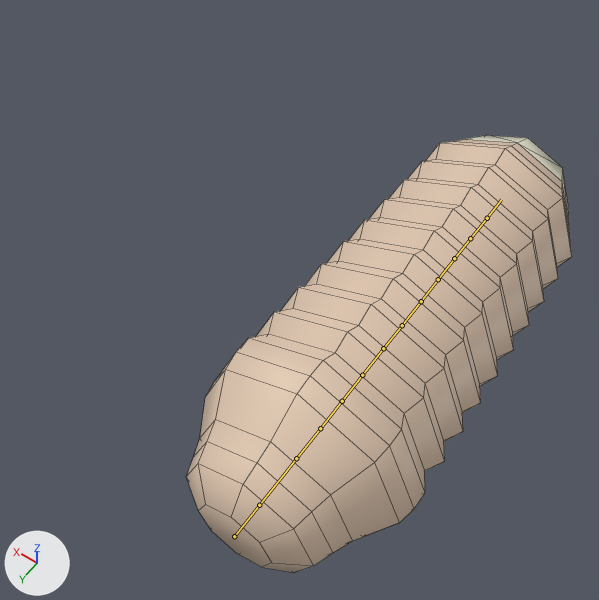
Two versions of the Blender file models/units/Palms/SandLarva/SandLarva.blend, one commit apart.
Before and after are seen from a 50 mm camera at (-0.284, 0.647, 1.091) aimed at (0.14, 0.055, 0.16). The lights are fixed; the arrows at lower left show +X, +Y and +Z. The first picture is the older version. The bones that bend it are drawn over the model as lines. Mesh edges are drawn as thin lines.

Objects in the first picture: 'SandLarva'.
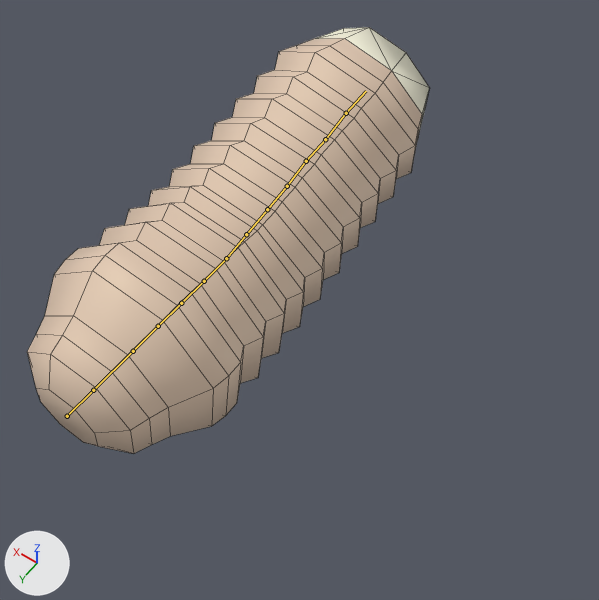
The newer file adds an action. The first version stands in its rest pose; the second is drawn at frame 28 of the action 'Death'.

Location of each change, [x1, y1, x2, y2] in pixels of the pictures (599 x 600 px):
'SandLarva', posed: before [186, 135, 572, 573]; after [27, 27, 429, 454]
bone 'Root', root to tip: before (234, 536) to (259, 505); after (67, 416) to (93, 390)
bone 'Back6', root to tip: before (383, 348) to (402, 325); after (226, 258) to (246, 234)
bone 'Back9', root to tip: before (438, 279) to (454, 258); after (287, 186) to (306, 161)
bone 'Back10', root to tip: before (454, 258) to (470, 238); after (306, 161) to (325, 139)
bone 'Back11', root to tip: before (470, 238) to (487, 218); after (325, 139) to (346, 113)
bone 'Back12', root to tip: before (487, 218) to (501, 199); after (346, 113) to (366, 91)

The change in detail:
Bone 'Root' (bone_root) moves from (0.0, 0.0, 0.0) to (0.275, 0.0, -0.004).
Bone 'Root' (bone_root) turns from (0, 0, 0) to (0, -150, 0) degrees about its own x, y and z.
Bone 'Back6' (bone_back6) turns from (0, 0, 0) to (14, 1, 6) degrees about its own x, y and z.
Bone 'Back9' (bone_back9) turns from (0, 0, 0) to (7, 1, 3) degrees about its own x, y and z.
Bone 'Back10' (bone_back10) turns from (0, 0, 0) to (-7, -1, -5) degrees about its own x, y and z.
Bone 'Back11' (bone_back11) turns from (0, 0, 0) to (13, 1, 5) degrees about its own x, y and z.
Bone 'Back12' (bone_back12) turns from (0, 0, 0) to (-7, -1, -5) degrees about its own x, y and z.
